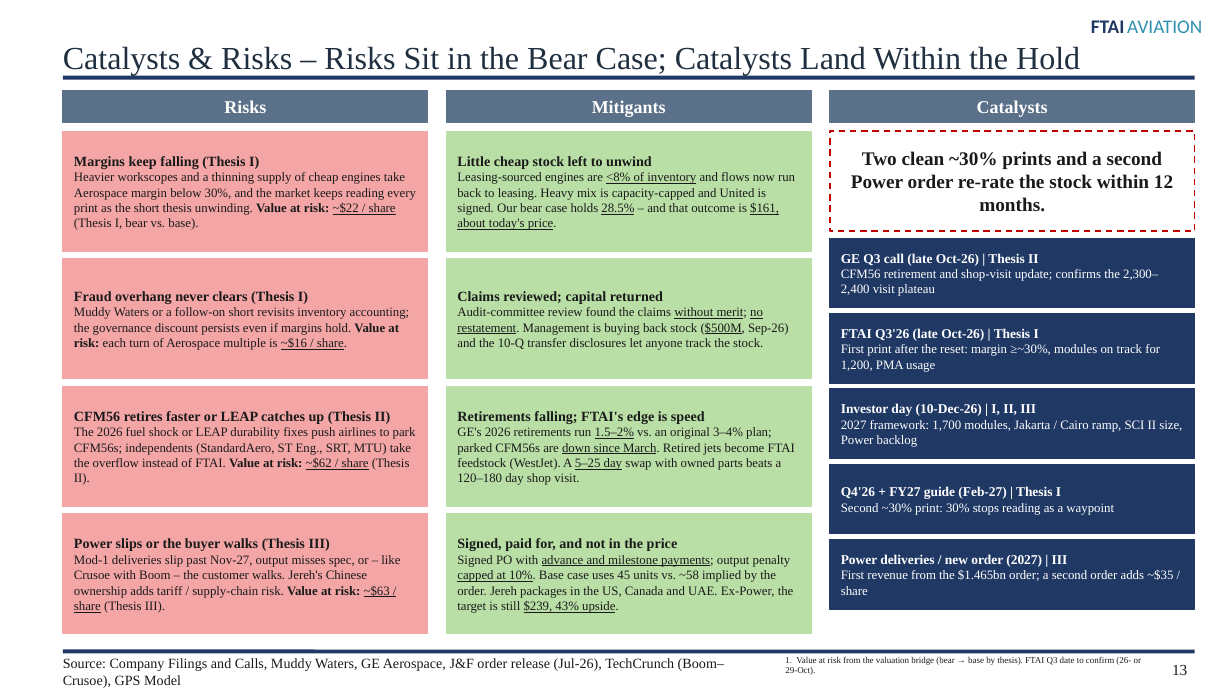
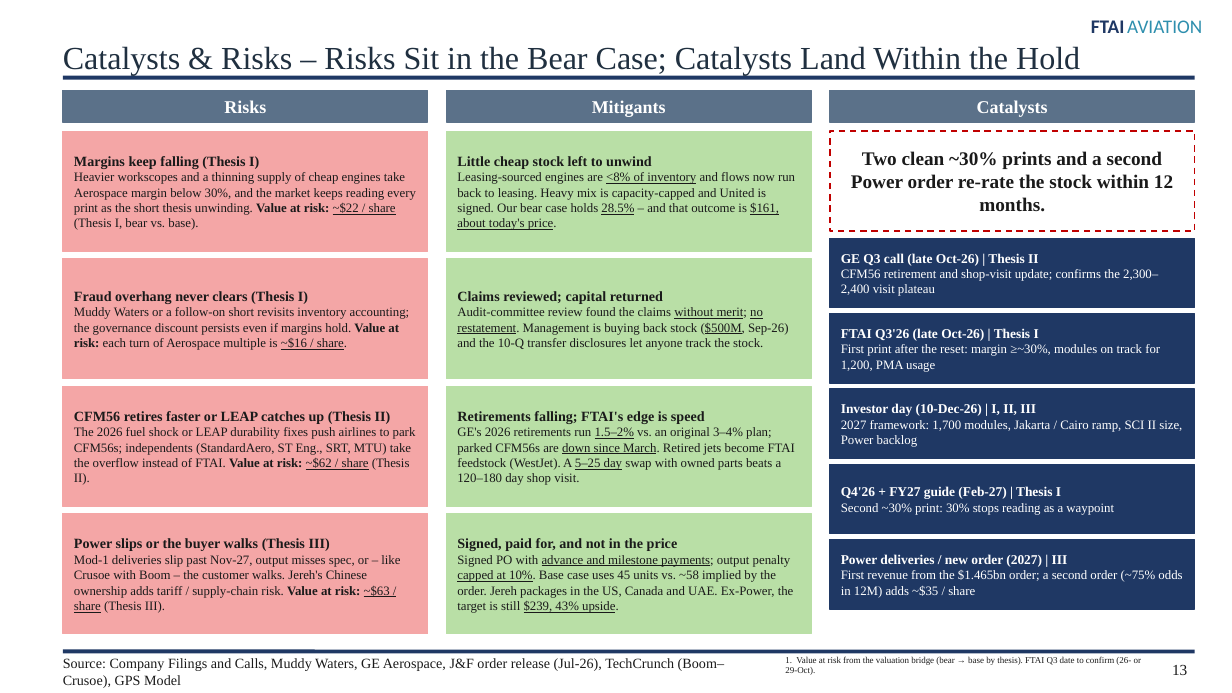
Before and after one commit to maxlsmls-dot/SPOT, a slide deck: slide 13 of ftai_pitch/FTAI_Long_Pitch.pptx. Drawn at 1232x693 pixels with LibreOffice and Linux fonts; fonts in the diff are those of the drawing. Boxes give left, top, right and bottom in pixels: in the first picture for what was removed or moved away, otherwise in the second. Text is boxed around its words. In the diff, an @@ line names an element or a change of style, - is before the commit and + after.

```diff
--- a/ftai_pitch/FTAI_Long_Pitch.pptx
+++ b/ftai_pitch/FTAI_Long_Pitch.pptx
@@ text at (x1=841, y1=570, x2=1182, y2=598): text changed @@
-First revenue from the $1.465bn order; a second order adds ~$35 / share
+First revenue from the $1.465bn order; a second order (~75% odds in 12M) adds ~$35 / share
```
Also in this commit, not shown: 2 other slides changed, 5 other files.
